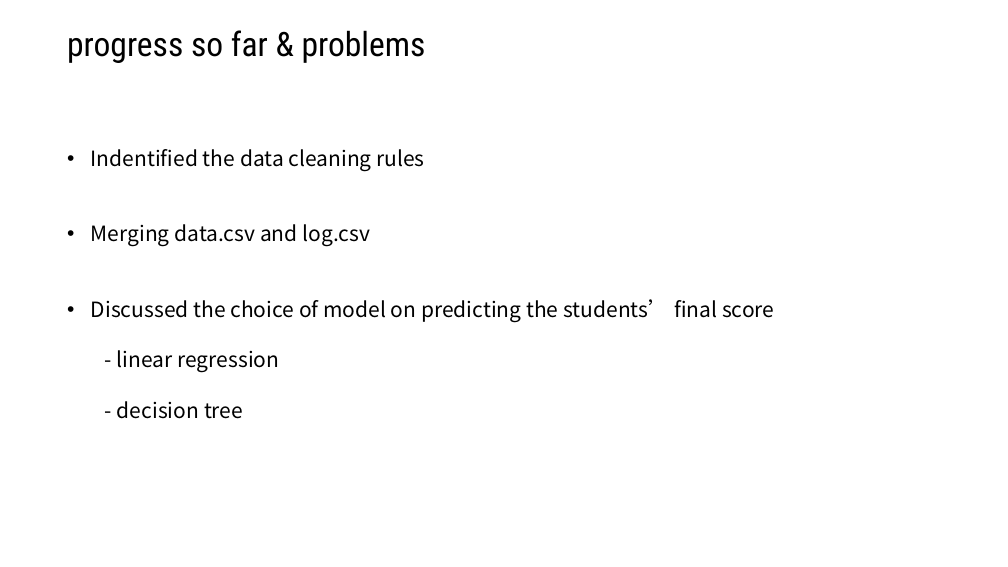
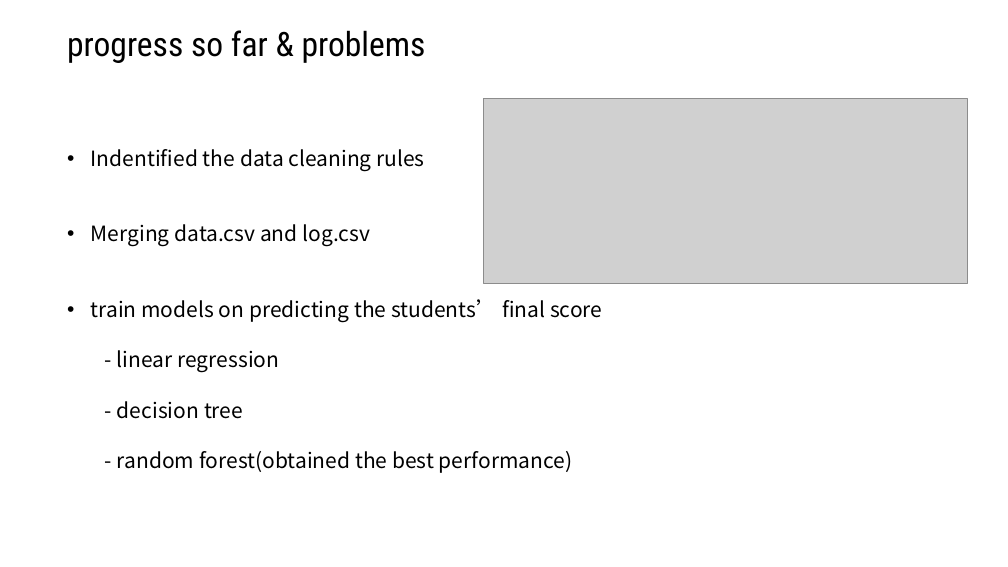
Before and after one commit to thomasabrina/ML_analyze_student_activities, a slide deck: slide 5 of Slides/T20.pptx. Drawn at 1008x567 pixels with LibreOffice and Linux fonts; fonts in the diff are those of the drawing; grey boxes stand for pictures; background and template pictures are left out. Boxes give left, top, right and bottom in pixels: in the first picture for what was removed or moved away, otherwise in the second. Text is boxed around its words. In the diff, an @@ line names an element or a change of style, - is before the commit and + after.

Commit message:
Update slides.

```diff
--- a/Slides/T20.pptx
+++ b/Slides/T20.pptx
@@ picture added at [484,99,968,284] @@
@@ text at [91,299,602,322]: text changed @@
-• Discussed the choice of model on predicting the students’ final score
+• train models on predicting the students’ final score
@@ text at [117,451,572,473]: paragraph added @@
+- random forest(obtained the best performance)
```
